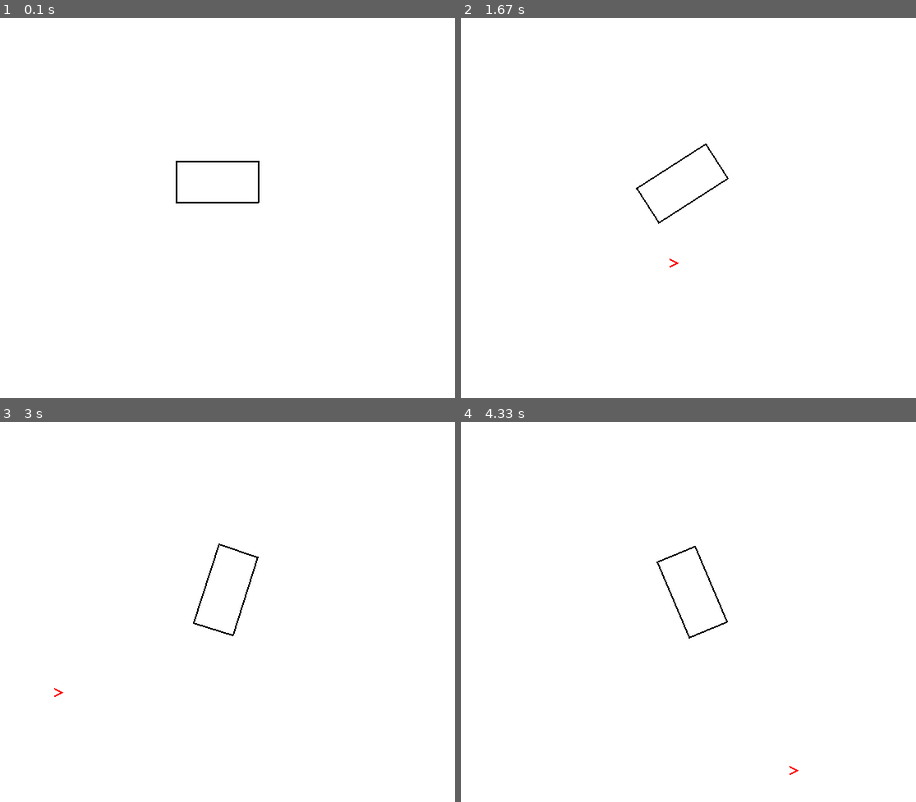
Above: before the commit, frames 1-4 (two rows, left to right).
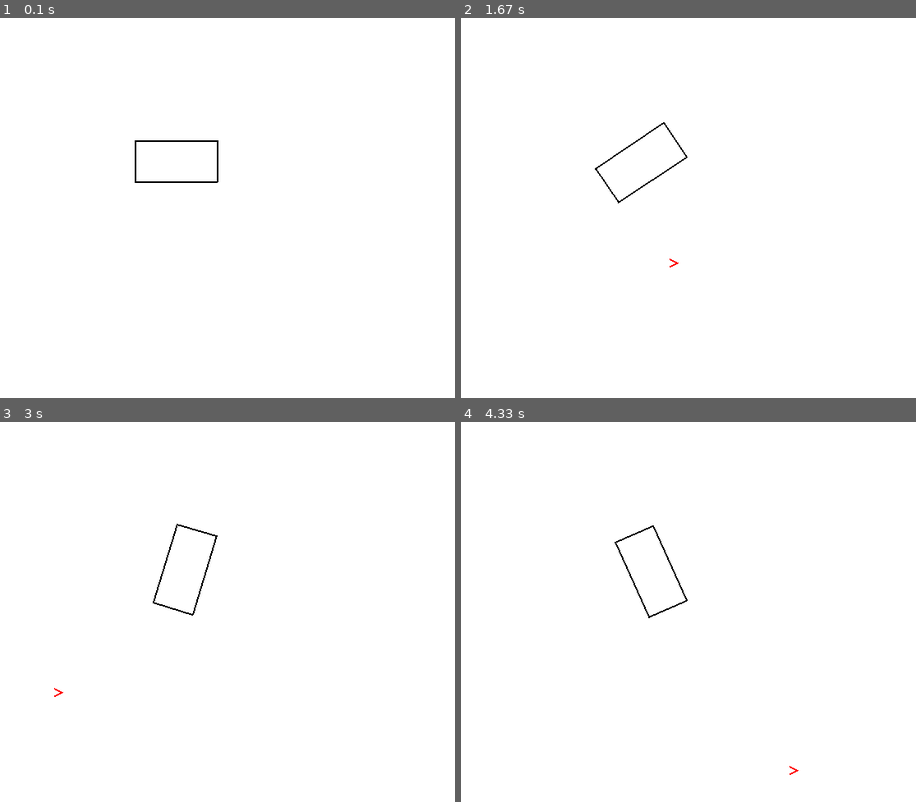
Above: after the commit, the same moments.

Repository: Sekou/PYHelpersRTU
Game: pygame game, started from forces2d.py
The game is run twice, just before and just after one commit, with the same random seed, the same clock (stepped at 60 frames per second) and the same inputs.
Inputs (mouse positions are in pixels of both pictures, inside the frame that each line leads up to):
- Up to frame 1 (0.1 s): no input
- Up to frame 2 (1.67 s): press the mouse at (520, 204) at 0.37 s; move the mouse to (629, 257) at 0.47 s; release the mouse at (743, 310) at 0.6 s; click (474, 318) at 0.73 s; click (693, 37) at 1.07 s; click (674, 261) at 1.4 s
- Up to frame 3 (3 s): click (109, 444) at 1.73 s; click (423, 593) at 2.07 s; click (450, 703) at 2.4 s; click (63, 691) at 2.73 s
- Up to frame 4 (4.33 s): click (579, 748) at 3.07 s; click (811, 543) at 3.4 s; click (906, 600) at 3.73 s; click (797, 771) at 4.07 s

The runs differ from the first frame. In frame 1, 0.5% of the frame differs, in the area x 29-58%, y 32-49%; in frame 2, 0.4%; in frame 3, 0.4%; in frame 4, 0.4%.

Commit message:
Update forces2d.py

Diff:
--- a/forces2d.py
+++ b/forces2d.py
@@ -14,21 +14,21 @@
     pygame.draw.polygon(screen, color, np.add(rot_arr([[-w/2, -h/2], [+w/2, -h/2], [+w/2, +h/2], [-w/2, +h/2]], ang), pc), 2)
 
 class Body:
-    def __init__(self, rect, density=1):
-        self.rect = rect
+    def __init__(self, x0, y0, w, h, density=1):
+        self.x0, self.y0, self.w, self.h = x0, y0, w, h
         self.density = density
         # Положение центра масс
-        self.pos = pygame.Vector2(rect.center)
+        self.pos = np.array([self.x0, self.y0], dtype=float)
         # Физические свойства
-        self.velocity = pygame.Vector2(0, 0)
+        self.velocity = np.array([0.0, 0.0])
         self.angular_velocity = 0  # радианы в секунду
         self.angle = 0  # текущий угол в радианах
         # Расчет массы и момента инерции
-        self.mass = self.rect.width * self.rect.height * self.density
+        self.mass = self.w * self.h * self.density
         # Для прямоугольного сегмента момент инерции относительно центра
-        self.moment_of_inertia = (self.mass * (self.rect.width ** 2 + self.rect.height ** 2)) / 12
+        self.moment_of_inertia = (self.mass * (self.w ** 2 + self.h ** 2)) / 12
         # Вектор силы, приложенной к сегменту
-        self.force = pygame.Vector2(0, 0)
+        self.force = np.array([0.0, 0.0])
         # Крутящий момент
         self.torque = 0
 
@@ -51,11 +51,11 @@
         self.angular_velocity += angular_acceleration * dt
         self.angle += self.angular_velocity * dt
         # Обновление силы и момента для следующего шага
-        self.force = pygame.Vector2(0, 0)
+        self.force = np.array([0.0, 0.0])
         self.torque = 0
 
     def draw(self, surface):
-        draw_rot_rect(screen, (0,0,0), self.pos, self.rect.width, self.rect.height, self.angle)
+        draw_rot_rect(screen, (0,0,0), self.pos, self.w, self.h, self.angle)
 
 # Инициализация pygame
 pygame.init()
@@ -70,7 +70,7 @@
 running = True
 
 # Тестовый объект
-body = Body(pygame.Rect(350, 250, 100, 50), 0.001)
+body = Body(350, 250, 100, 50, 0.001)
 
 while running:
     dt = 1/fps  # Время в секундах
